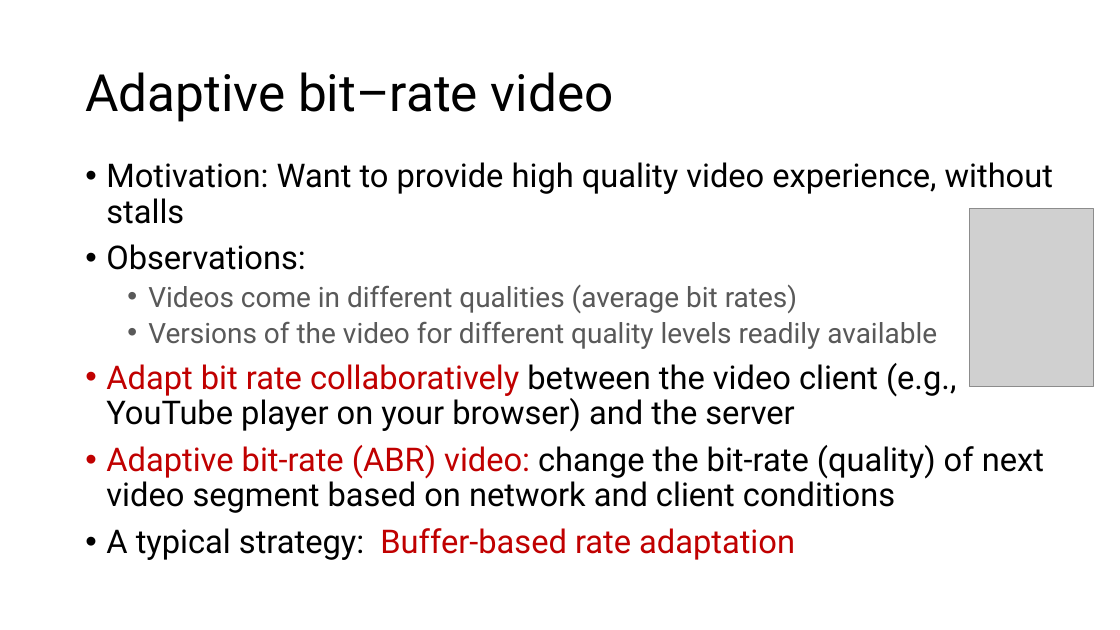
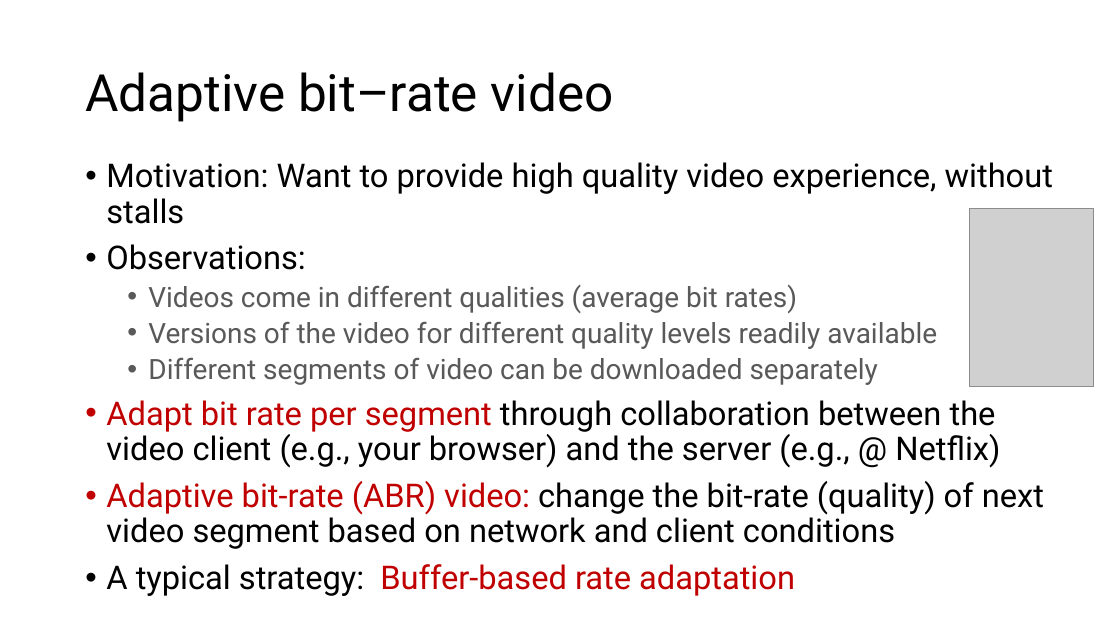
Before and after one commit to ngsrinivas/coursegen, a slide deck: slide 32 of ex/352-S22/staging/352-S22/lectures/07-app-smtp-video.pptx. Drawn at 1120x630 pixels with LibreOffice and Linux fonts; fonts in the diff are those of the drawing; grey boxes stand for pictures. Boxes give left, top, right and bottom in pixels: in the first picture for what was removed or moved away, otherwise in the second. Text is boxed around its words. In the diff, an @@ line names an element or a change of style, - is before the commit and + after.

Commit message:
Clarify a few things in lecture 7

```diff
--- a/ex/352-S22/staging/352-S22/lectures/07-app-smtp-video.pptx
+++ b/ex/352-S22/staging/352-S22/lectures/07-app-smtp-video.pptx
@@ text at box(106, 357, 1000, 468): text changed @@
-• Adapt bit rate collaboratively between the video client (e.g., YouTube player on your browser) and the server
+  • Different segments of video can be downloaded separately
+• Adapt bit rate per segment through collaboration between the video client (e.g., your browser) and the server (e.g., @ Netflix)
```
Also in this commit, not shown: 1 other file.
